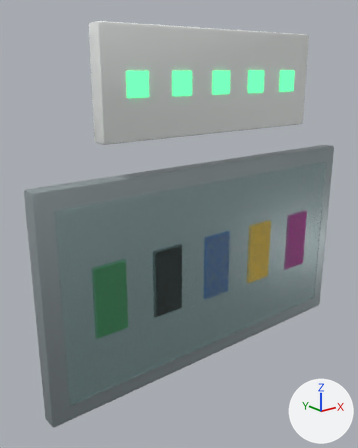
What one commit did to the glTF model content/assets/models/sc-gas-zone-valve.glb.
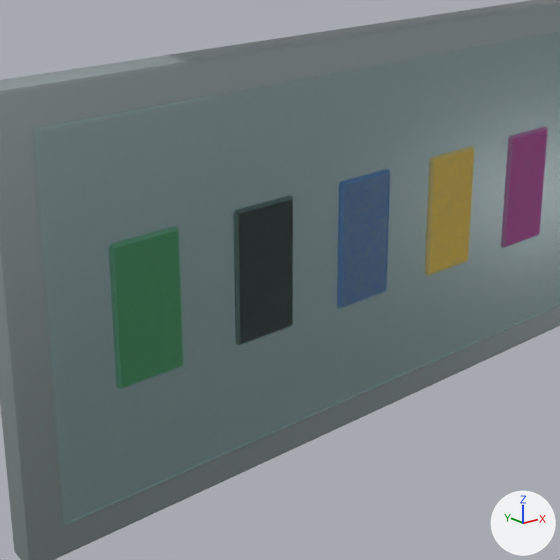
Each version appears first whole from a 50 mm lens placed at (-0.778, -0.806, 1.809), pointed at (-0.071, 0.077, 1.455), and next in a close-up on the part from 11% to 87% of the width and 33% to 94% of the height. Lighting does not change. The marker at lower right points along +X, +Y and +Z. The last two pictures show the newer version. Vertices at exactly the same position are counted once.

The first close-up shows 'sc-gas-zone-valve'.
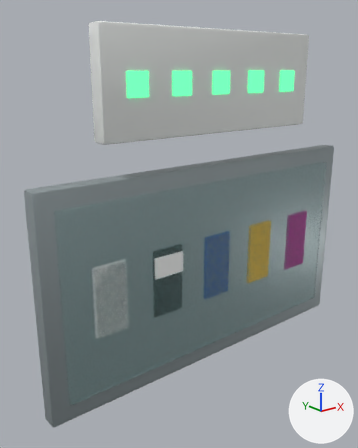
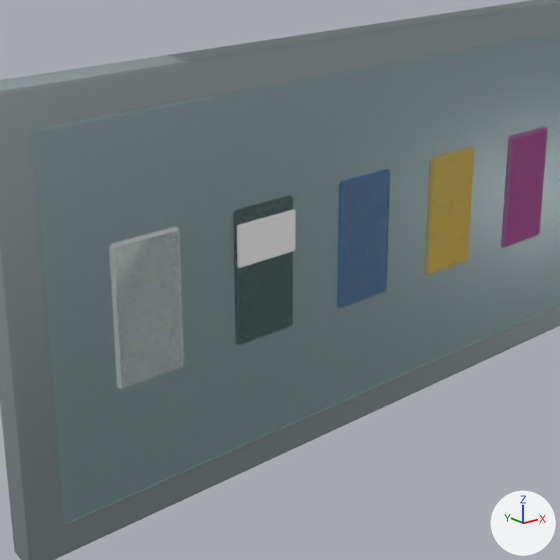
Edits to the scene script, one JSON object a line:
```json
{"block": "me_sc_gas_zone_valve", "where": "# used by ob_sc_gas_zone_valve; location = (0.0, 0.0, 0.0)"}
{"op": "remove", "block": "me_sc_gas_zone_valve", "code": "me_sc_gas_zone_valve.from_pydata(...)  # 376 vertices, 700 faces; spans x -0.45..0.45, y 0.015..0.06, z 1.1..1.89"}
{"op": "add", "block": "me_sc_gas_zone_valve", "code": "me_sc_gas_zone_valve.from_pydata(...)  # 400 vertices, 744 faces; spans x -0.45..0.45, y 0.012..0.06, z 1.1..1.89"}
{"block": "me_sc_gas_zone_valve", "change": "me_sc_gas_zone_valve part 1: the loose piece of 24 vertices spanning x -0.19..-0.11, y 0.015..0.035, z 1.27..1.43 is copied, and the copy is scaled about its middle by (1.03, 0.136, 0.308), then moved by (0.0, -0.011, 0.04); it spans x -0.19..-0.11, y 0.012..0.016, z 1.365..1.415"}
{"block": "me_sc_gas_zone_valve", "change": "me_sc_gas_zone_valve part 2: 44 kept faces spanning x -0.34..-0.26, y 0.015..0.035, z 1.27..1.43 get new vertex colours; the middle colour goes from green #3f8f5a to white #f8faf9"}
```

What differs and where, as boxes (x1, y1, x2, y2) in the close-ups (560 x 560 px):
```json
{"part": 1, "of": "me_sc_gas_zone_valve", "change": "added", "after": [237, 209, 296, 268]}
{"part": 2, "of": "me_sc_gas_zone_valve", "change": "recoloured", "before": [109, 226, 184, 389], "after": [109, 226, 184, 389], "on screen": "green to white"}
```
